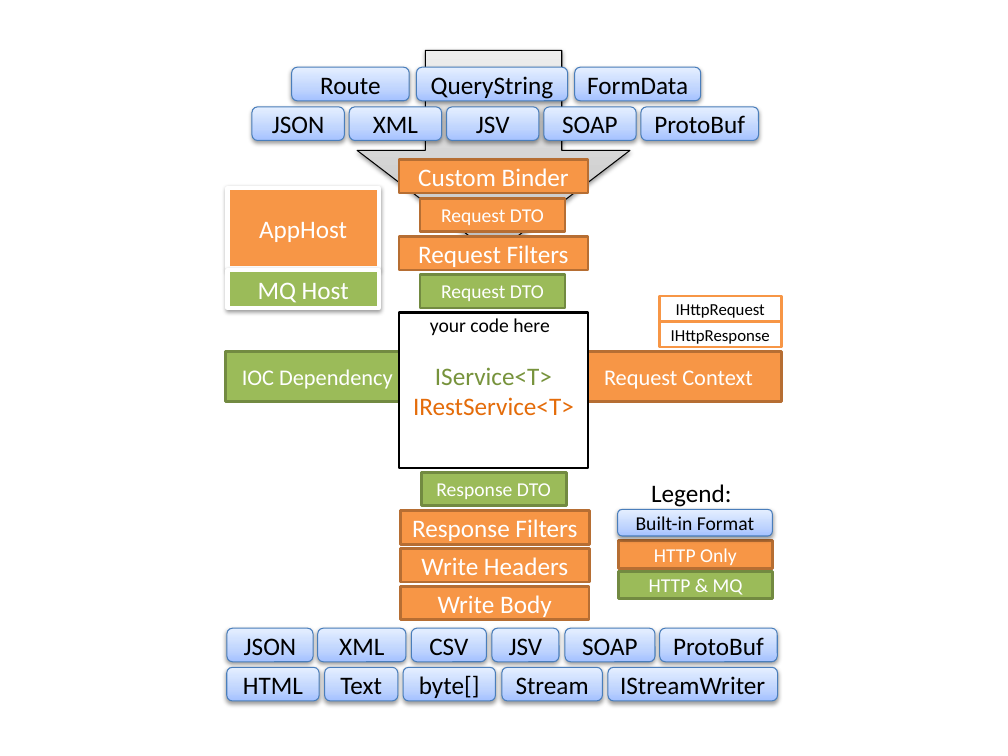
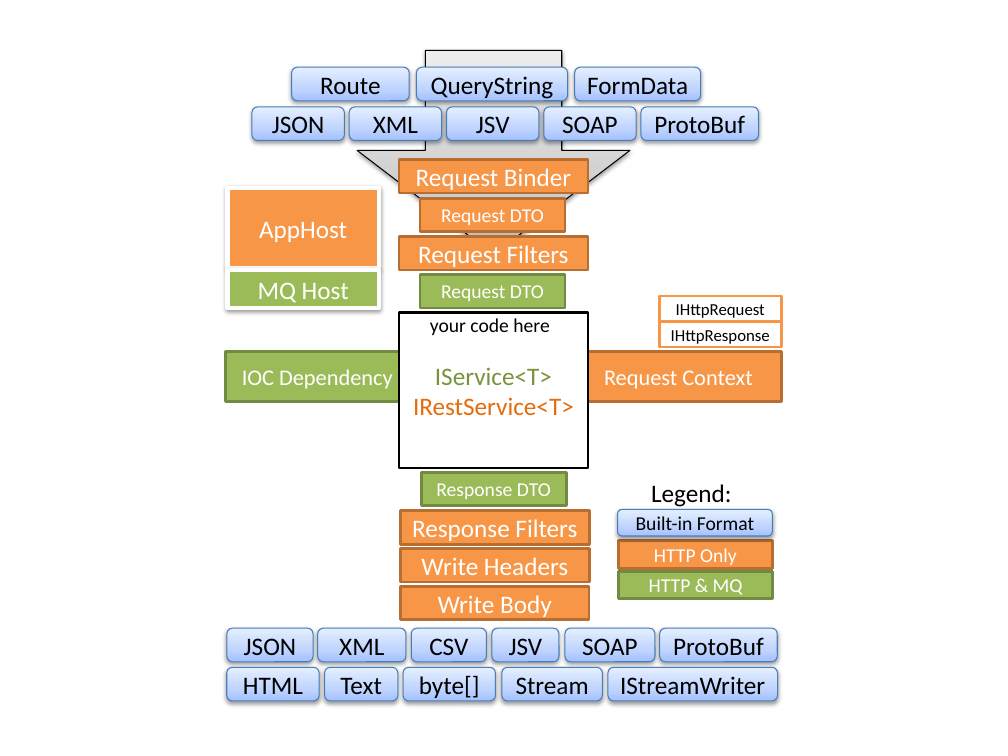
Before and after one commit to ServiceStack/ServiceStack.Extras, a slide deck: slide 1 of html/files/servicestack-architecture-tree.pptx. Drawn at 1008x756 pixels with LibreOffice and Linux fonts; fonts in the diff are those of the drawing. Boxes give left, top, right and bottom in pixels: in the first picture for what was removed or moved away, otherwise in the second. Text is boxed around its words. In the diff, an @@ line names an element or a change of style, - is before the commit and + after.

```diff
--- a/html/files/servicestack-architecture-tree.pptx
+++ b/html/files/servicestack-architecture-tree.pptx
@@ text in rectangle at box(416, 168, 571, 190): text changed @@
-Custom Binder
+Request Binder
```
Also in this commit, not shown: 2 slides added, 3 other files.
